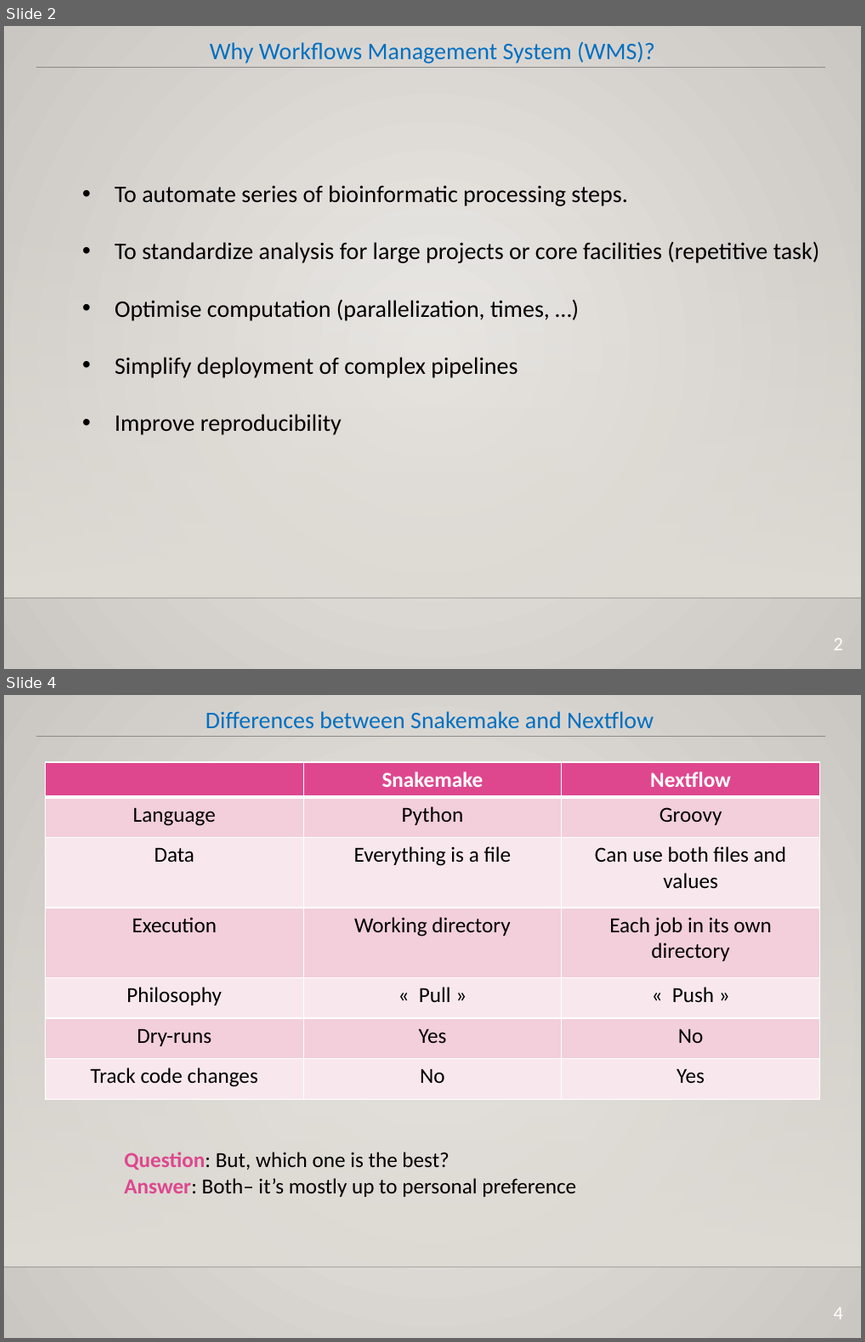
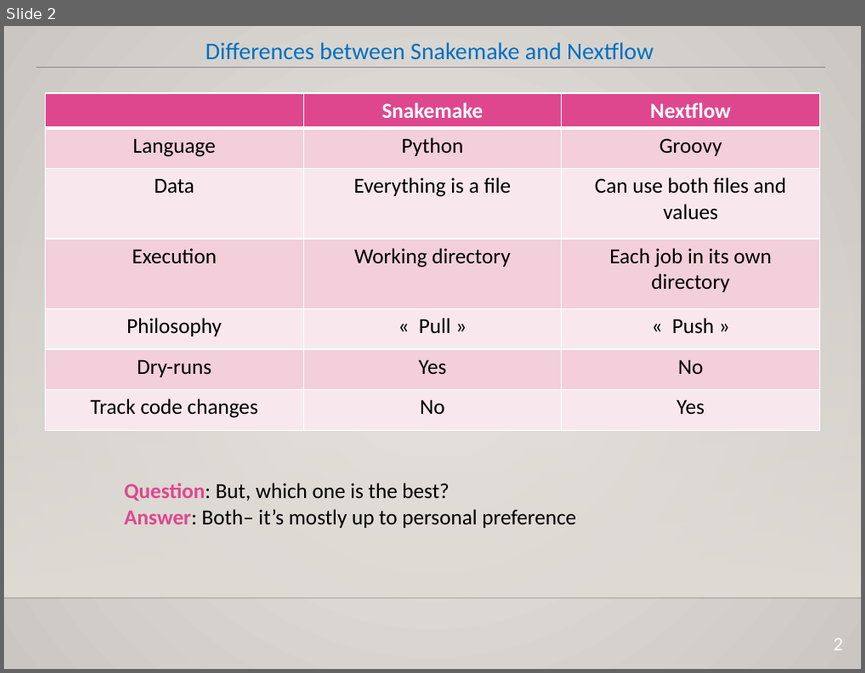
Before and after one commit to SouthGreenPlatform/training_reproducible_research, a slide deck: docs/lectures/nextflow/nextflow_2023.pptx. Shown one above the other, each under a label of ours: slides 2 and 4 before the commit, slide 2 after it; the slides between them are not shown. The pictures are 865x1342 and 865x673 pixels, drawn with LibreOffice and Linux fonts; fonts in the diff are those of the drawing; background and template pictures are left out. Boxes give left, top, right and bottom in pixels: in the first picture for what was removed or moved away, otherwise in the second. Text is boxed around its words. In the diff, an @@ line names an element or a change of style, - is before the commit and + after.

Commit message:
extract generalities of workflows ouside. Add an extra intro with few slides for Workflows

```diff
--- a/docs/lectures/nextflow/nextflow_2023.pptx
+++ b/docs/lectures/nextflow/nextflow_2023.pptx
@@ slide 2 removed at [4,26,861,669], background gradient #ECEAE7 to #CAC7C1; not listed: 3 template elements that a slide beside it also shows @@
@@ text removed at [210,41,655,63] @@
-Why Workflows Management System (WMS)?
@@ text removed at [114,185,820,435] @@
-• To automate series of bioinformatic processing steps.
-• To standardize analysis for large projects or core facilities (repetitive task)
-• Optimise computation (parallelization, times, …)
-• Simplify deployment of complex pipelines
-• Improve reproducibility
@@ page number removed at [834,638,843,650] @@
-2
@@ what was slide 4 is now slide 2 @@
@@ page number at [834,638,843,650]: text changed @@
-4
+2
```
Also in this commit, not shown: 1 slide changed, 1 other slide removed, 7 other files.
